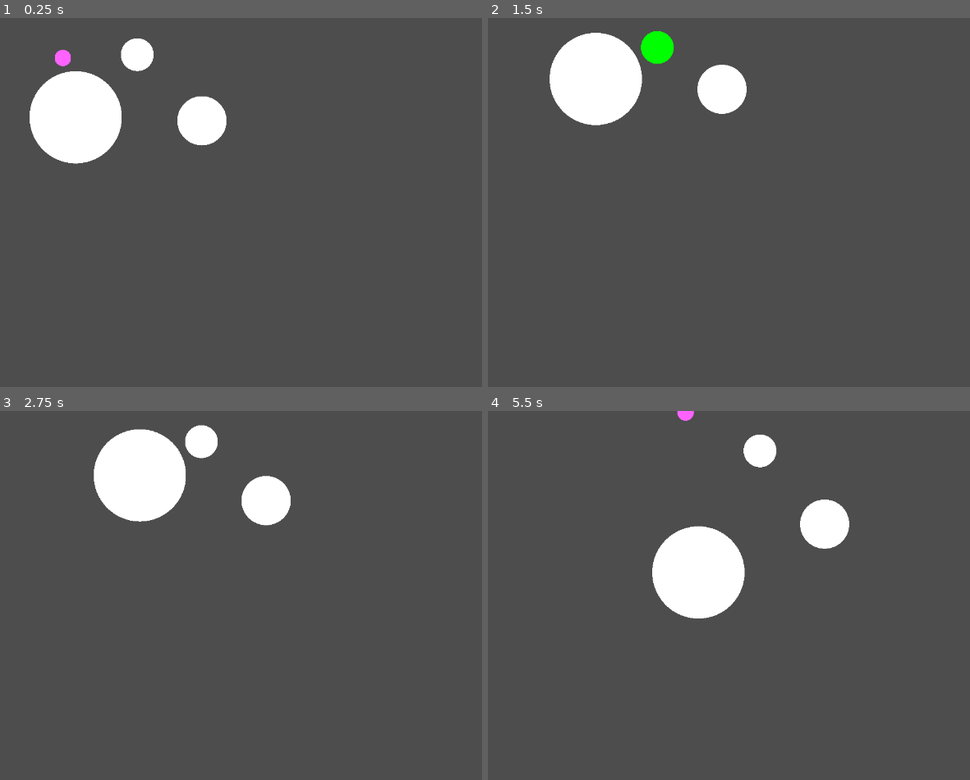
Above: before the commit, frames 1-4 (two rows, left to right).
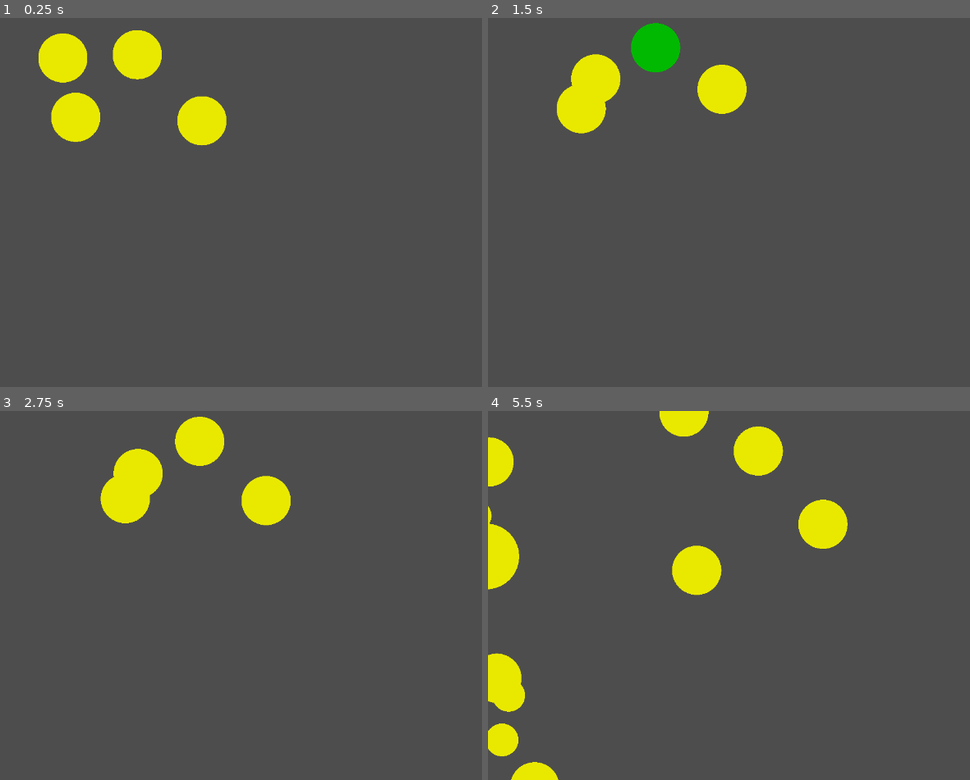
Above: after the commit, the same moments.

Repository: tiomke/bubbleout
Game: Godot game, scene res://gameplay.tscn
Two runs of this game, one before a commit and one after it. Both use one fixed random seed, a clock stepped at 60 frames per second and the inputs below.
Inputs (mouse positions are in pixels of both pictures, inside the frame that each line leads up to):
- Up to frame 1 (0.25 s): no input
- Up to frame 2 (1.5 s): move the mouse to (555, 69) at 0.52 s; click (555, 69) at 0.67 s; move the mouse to (651, 47) at 1.27 s; click (651, 47) at 1.42 s
- Up to frame 3 (2.75 s): move the mouse to (120, 466) at 2.02 s; click (120, 466) at 2.17 s
- Up to frame 4 (5.5 s): move the mouse to (753, 499) at 2.77 s; click (753, 499) at 2.92 s; move the mouse to (outside the picture) at 3.52 s; click (outside the picture) at 3.67 s; move the mouse to (618, 540) at 4.27 s; click (618, 540) at 4.42 s; move the mouse to (849, 595) at 5.02 s; click (849, 595) at 5.17 s

The runs differ from the first frame. In frame 1, 6.9% of the frame differs, in the area x 6-48%, y 3-40%; in frame 2, 6.2%; in frame 3, 6.0%; in frame 4, 9.9%, in the area x 0-75%, y 0-100%.

Commit message:
add random spawn bubble;positive bubble stop when drag;

Diff:
--- a/bubble.gd
+++ b/bubble.gd
@@ -1,11 +1,19 @@
 extends Node2D
 
+class_name Bubble
+
+enum BubbleType { Positive,Negtive }
 # 配置项
-@export var color:Color
-@export var radius:int
+#@export var color:Color
+@export var bubble_type:BubbleType
+@export var size:int # size*16就是半径
 @export var speed:int
+@export var positive_color:Color
+@export var negtive_color:Color
+@export var chain_color:Color
 
 var _color:Color
+var _radius:int
 
 # 引用项
 @onready var collision_shape_2d:CollisionShape2D = $Area2D/CollisionShape2D
@@ -26,27 +34,21 @@
 	random.randomize()
 	init_wave_move(position)
 
-
-	prints("_ready rand",random.randf())
+	#prints("_ready rand",random.randf())
 	var shape = CircleShape2D.new()
-	shape.radius = radius
 	collision_shape_2d.shape = shape
 	reset_state()
-	safe_dist = Vector2(radius,radius)
-
-	prints("_ready color",color.r,color.g,color.b,get_path())
-	#print("_ready>>",radius,";",shape.radius,";",get_path(),shape)
+	safe_dist = Vector2(_radius,_radius)
 
 func _enter_tree():
 	BubbleCtrl.add_bubble(self)
-	prints(get_path(),"_enter_tree")
+	#prints(get_path(),"_enter_tree")
 func _exit_tree():
 	BubbleCtrl.remove_bubble(self)
-	prints(get_path(),"_exit_tree")
+	#prints(get_path(),"_exit_tree")
 
 func _draw():
-	prints("_draw",_color.r,_color.g,_color.b,get_path())
-	draw_circle(Vector2.ZERO, radius, _color)
+	draw_circle(Vector2.ZERO, _radius, _color)
 
 func clear_chain_info():
 	is_triggered = false
@@ -54,34 +56,38 @@
 
 func join_chain():
 	is_triggered = true
-	_color = Color(0,1,0)
+	_color = chain_color
 	queue_redraw()
 	BubbleCtrl.add_chain_bubble(self)
 
 func reset_state():
-	_color = color
+	_radius = size*16
+	collision_shape_2d.shape.radius = _radius
+	_color = get_color()
 	queue_redraw()
 
+func get_color():
+	if bubble_type == BubbleType.Positive:
+		return positive_color
+	elif bubble_type == BubbleType.Negtive:
+		return negtive_color
+
 func _on_area_2d_mouse_entered():
-	var shape:CircleShape2D = collision_shape_2d.shape
-	shape.radius = radius
-	#prints("change radius",get_path(),radius)
 	is_mouse_in_shape = true
-	if Input.is_mouse_button_pressed(MOUSE_BUTTON_LEFT) and not is_triggered:
-		join_chain()
-		#print("_on_area_2d_mouse_entered")
-
-
+	if Input.is_mouse_button_pressed(MOUSE_BUTTON_LEFT):
+		if not is_triggered and bubble_type == BubbleType.Positive:
+			join_chain()
 func _on_area_2d_mouse_exited():
 	is_mouse_in_shape = false
-
-
 func _on_area_2d_input_event(viewport, event, shape_idx):
-	if is_mouse_in_shape and not is_triggered:
+	if is_mouse_in_shape and not is_triggered and bubble_type == BubbleType.Positive:
 		if Input.is_mouse_button_pressed(MOUSE_BUTTON_LEFT):
 			join_chain()
 
 func _process(delta):
+	# 在拖动范围内的想法，被固定住
+	if is_triggered:
+		return
 	position = step_wave_move(delta)
 	#position = new_pos.clamp(safe_dist, get_viewport_rect().size-safe_dist)
 
--- a/bubble.tscn
+++ b/bubble.tscn
@@ -6,9 +6,11 @@
 
 [node name="Bubble" type="Node2D"]
 script = ExtResource("1_slgsi")
-color = Color(1, 1, 1, 1)
-radius = 16
+size = 3
 speed = 50
+positive_color = Color(0.913725, 0.913725, 0, 1)
+negtive_color = Color(0.45098, 0.0627451, 0.254902, 1)
+chain_color = Color(0, 0.72549, 0, 1)
 
 [node name="Area2D" type="Area2D" parent="."]
 collision_mask = 2
--- a/bubble_ctrl.gd
+++ b/bubble_ctrl.gd
@@ -1,17 +1,7 @@
 extends Node2D
-
 
 var bubble_list:Array
 var bubble_chain_list:Array
-
-# Called when the node enters the scene tree for the first time.
-func _ready():
-	pass # Replace with function body.
-
-
-# Called every frame. 'delta' is the elapsed time since the previous frame.
-func _process(delta):
-	pass
 
 func _input(event):
 	if event is InputEventMouseButton:
--- /dev/null
+++ b/bubble_spawner.gd
@@ -0,0 +1,39 @@
+extends Timer
+
+@onready var gameplay = $".."
+@export var spawn_rate:float=0.5
+@export var spawn_size_min:int=2 # 半径为16*size
+@export var spawn_size_max:int=4 # 半径为16*size
+@export var negtive_max_minute:float= 10 # 消极泡泡10分钟后难度达到最大
+@export var negtive_max_rate:float=0.7 # 消极泡泡最高占比
+
+var acc_count = 0
+var bubble_scene = preload("res://bubble.tscn")
+
+func _init():
+	randomize()
+
+func _on_timeout():
+	acc_count += 1
+	random_spawn()
+
+func reset():
+	acc_count = 0
+
+func random_spawn():
+	if randf() > spawn_rate:
+		return
+	var new_bubble = bubble_scene.instantiate()
+	new_bubble.position.x = -16*10
+	new_bubble.position.y = randi_range(0,gameplay.get_viewport_rect().size.y)
+	gameplay.add_child(new_bubble)
+	var total_count = negtive_max_minute*60/wait_time
+	var nag_rate:float = negtive_max_rate * max(0.2,minf(acc_count / total_count,1))
+	var bubble_script = new_bubble as Bubble
+	# 设置基础配置，同时加上随机偏移
+	if randf() < nag_rate:
+		bubble_script.bubble_type = Bubble.BubbleType.Negtive
+	bubble_script.size = randi_range(spawn_size_min,spawn_size_max)
+	bubble_script.speed *= randf_range(0.8, 1.2) # 随机调整速度
+	prints("random_spawn>>bubble_type",bubble_script.get_color(),bubble_script.bubble_type)
+	bubble_script.reset_state()
--- a/gameplay.gd
+++ b/gameplay.gd
@@ -1,5 +1,4 @@
 extends Node2D
-
 
 # Called when the node enters the scene tree for the first time.
 func _ready():
--- a/gameplay.tscn
+++ b/gameplay.tscn
@@ -1,23 +1,27 @@
-[gd_scene load_steps=3 format=3 uid="uid://762jlbipd4yx"]
+[gd_scene load_steps=4 format=3 uid="uid://762jlbipd4yx"]
 
 [ext_resource type="Script" path="res://gameplay.gd" id="1_scbns"]
+[ext_resource type="Script" path="res://bubble_spawner.gd" id="2_aa5v1"]
 [ext_resource type="PackedScene" uid="uid://wdc7bc23k150" path="res://bubble.tscn" id="2_hvion"]
 
 [node name="Gameplay" type="Node2D"]
 script = ExtResource("1_scbns")
 
+[node name="BubbleSpawner" type="Timer" parent="."]
+wait_time = 0.2
+autostart = true
+script = ExtResource("2_aa5v1")
+
 [node name="Bubble" parent="." instance=ExtResource("2_hvion")]
 position = Vector2(110, 61)
-color = Color(1, 0.384314, 1, 1)
 
 [node name="Bubble2" parent="." instance=ExtResource("2_hvion")]
 position = Vector2(255, 74)
-radius = 32
 
 [node name="Bubble3" parent="." instance=ExtResource("2_hvion")]
 position = Vector2(135, 205)
-radius = 90
 
 [node name="Bubble4" parent="." instance=ExtResource("2_hvion")]
 position = Vector2(381, 217)
-radius = 48
+
+[connection signal="timeout" from="BubbleSpawner" to="BubbleSpawner" method="_on_timeout"]
--- a/noise_test.tscn
+++ b/noise_test.tscn
@@ -7,4 +7,3 @@
 script = ExtResource("1_ysugo")
 
 [node name="Bubble" parent="." instance=ExtResource("2_trgck")]
-radius = 90
